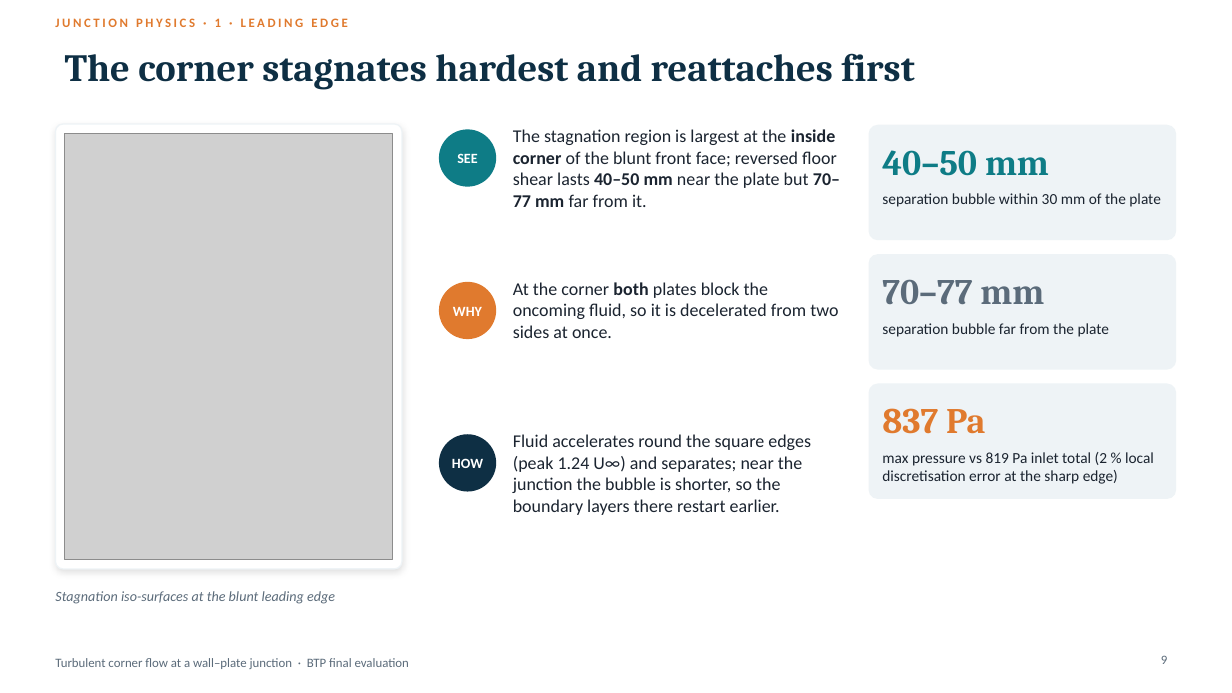
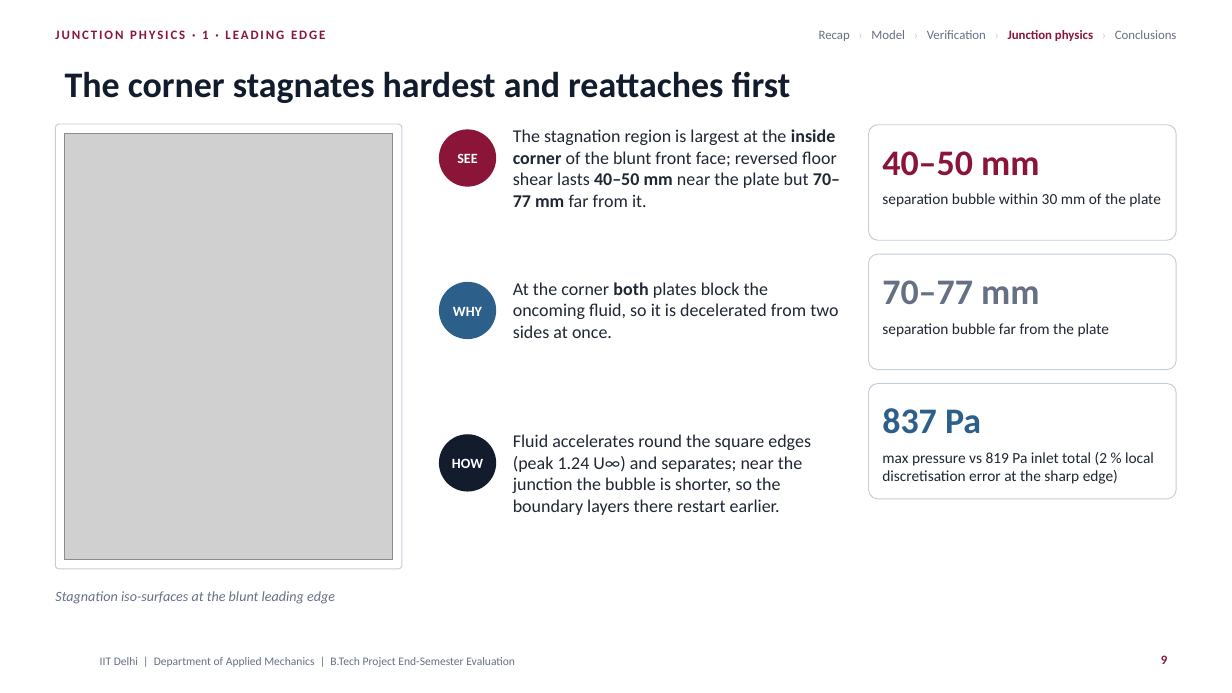
Before and after one commit to aigaurav/BTP, a slide deck: slide 9 of BTP_Final_Presentation.pptx. Drawn at 1232x693 pixels with LibreOffice and Linux fonts; fonts in the diff are those of the drawing; grey boxes stand for pictures; background and template pictures are left out. Boxes give left, top, right and bottom in pixels: in the first picture for what was removed or moved away, otherwise in the second. Text is boxed around its words. In the diff, an @@ line names an element or a change of style, - is before the commit and + after.

```diff
--- a/BTP_Final_Presentation.pptx
+++ b/BTP_Final_Presentation.pptx
@@ text "JUNCTION PHYSICS · 1 · ...": place and size @@
-text "JUNCTION PHYSICS · 1 · ..." at box(55, 18, 347, 27)
+text "JUNCTION PHYSICS · 1 · ..." at box(55, 30, 325, 39)
@@ text "JUNCTION PHYSICS · 1 · ..." at box(55, 30, 325, 39): text colour #E07A2E to #8A1538, letter spacing 2 to 1.5 pt @@
@@ title "The corner stagnates hardest and ...": place and size @@
-title "The corner stagnates hardest and ..." at box(65, 53, 914, 90)
+title "The corner stagnates hardest and ..." at box(65, 71, 791, 103)
@@ title "The corner stagnates hardest and ..." at box(65, 71, 791, 103): size 30 to 28 pt, font Cambria to Calibri, text colour #0E2F44 to #121C2D @@
@@ text added at box(819, 30, 1177, 41), 10 pt, text #667085 @@
+Recap › Model › Verification › Junction physics › Conclusions
@@ rounded rectangle at box(55, 124, 402, 569): outline #EEF3F6 1 pt to #C6CDD8 0.75 pt; shadow off; proportions changed @@
@@ ellipse at box(439, 129, 496, 187): fill #0E7C86 to #8A1538 @@
@@ text "40–50 mm" at box(882, 151, 1039, 176): font Cambria to Calibri, text colour #0E7C86 to #8A1538 @@
@@ text "70–77 mm" at box(882, 280, 1039, 304): font Cambria to Calibri, text colour #5B6B7A to #667085 @@
@@ ellipse at box(439, 282, 496, 339): fill #E07A2E to #2D5F8B @@
@@ fill #EEF3F6 to #FFFFFF; outline none to #C6CDD8 0.75 pt in 3 elements at box(869, 125, 1177, 240), box(869, 254, 1177, 370), box(869, 384, 1177, 499) @@
@@ text "837 Pa" at box(882, 408, 981, 434): font Cambria to Calibri, text colour #E07A2E to #2D5F8B @@
@@ ellipse at box(439, 434, 496, 492): fill #0E2F44 to #121C2D @@
@@ text colour #1B2430 to #1F2733 in 3 elements at box(882, 193, 1160, 207), box(882, 323, 1109, 337), box(882, 452, 1154, 484) @@
@@ text removed at box(55, 658, 409, 669) @@
-Turbulent corner flow at a wall–plate junction · BTP final evaluation
@@ text added at box(100, 657, 515, 667), 9 pt, text #667085 @@
+IIT Delhi | Department of Applied Mechanics | B.Tech Project End-Semester Evaluation
@@ page number at box(1161, 655, 1167, 664): text colour #5B6B7A to #8A1538, bold on @@
```
Also in this commit, not shown: 18 other slides changed.
